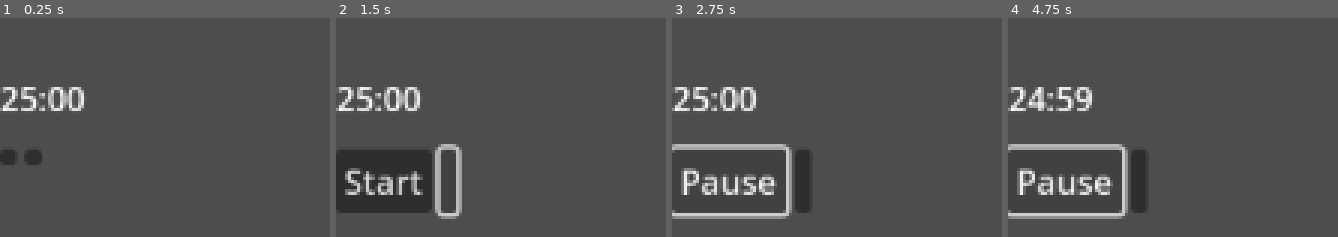
Above: before the commit, frames 1-4 (left to right).
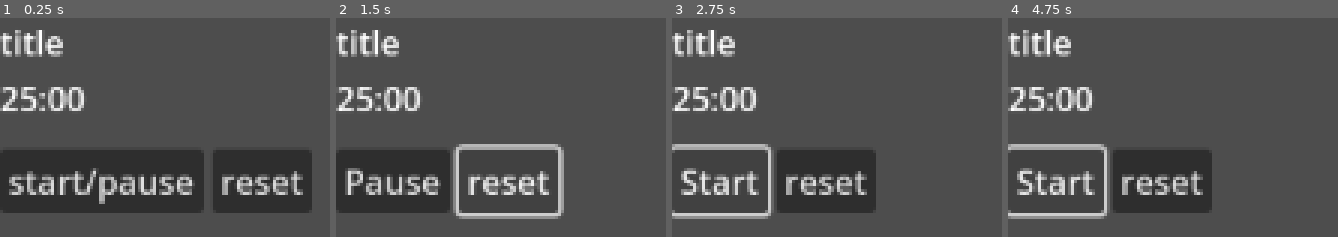
Above: after the commit, the same moments.

Repository: misbah-ullah01/gomodoro
Game: Godot game, scene res://scenes/main/MainUI.tscn
Two runs of this game, one before a commit and one after it. Both use one fixed random seed, a clock stepped at 60 frames per second and the inputs below. Before the commit the project has no main scene; this scene is started directly in both runs.
Inputs (mouse positions are in pixels of both pictures, inside the frame that each line leads up to; where the layout moved, square brackets give the same spot in the first picture):
- Up to frame 1 (0.25 s): no input
- Up to frame 2 (1.5 s): click (438, 182) [345, 158] at 0.5 s; click (507, 182) [468, 182] at 1.25 s
- Up to frame 3 (2.75 s): click "Start" (after the commit: "Pause") at 2 s
- Up to frame 4 (4.75 s): click "Pause" (after the commit: "Start") at 2.75 s; click "Start" (after the commit: "Pause") at 3.5 s

The runs differ from the first frame. In frame 1, 25% of the frame differs, in the area x 0-95%, y 5-90%; in frame 2, 8.3%; in frame 3, 9.9%; in frame 4, 11%.

Commit message:
Debugged TimerManager bug: Time didnt update in focus mode; Timer didn't start auto in break mode

Diff:
--- a/project.godot
+++ b/project.godot
@@ -11,7 +11,9 @@
 [application]
 
 config/name="Gomodoro"
+run/main_scene="uid://ckgkwnxdcvtw7"
 config/features=PackedStringArray("4.5", "GL Compatibility")
+run/max_fps=60
 config/icon="res://icon.svg"
 
 [rendering]
--- a/scenes/main/MainUI.tscn
+++ b/scenes/main/MainUI.tscn
@@ -25,9 +25,11 @@
 
 [node name="Title" type="Label" parent="MarginContainer/VBoxContainer"]
 layout_mode = 2
+text = "title"
 
 [node name="TimerDisplay" type="Label" parent="MarginContainer/VBoxContainer"]
 layout_mode = 2
+text = "display time"
 
 [node name="TextureProgressBar" type="TextureProgressBar" parent="MarginContainer/VBoxContainer"]
 layout_mode = 2
@@ -52,12 +54,17 @@
 
 [node name="StartPause" type="Button" parent="MarginContainer/VBoxContainer/ControlButtons"]
 layout_mode = 2
+text = "start/pause"
 
 [node name="Reset" type="Button" parent="MarginContainer/VBoxContainer/ControlButtons"]
 layout_mode = 2
+text = "reset"
 
 [node name="MiniGameButton" type="Button" parent="MarginContainer/VBoxContainer"]
 layout_mode = 2
+text = "Play Mini Game"
+
+[node name="CountdownTimer" type="Timer" parent="."]
 
 [connection signal="pressed" from="MarginContainer/VBoxContainer/ControlButtons/StartPause" to="." method="_on_start_pause_pressed"]
 [connection signal="pressed" from="MarginContainer/VBoxContainer/ControlButtons/Reset" to="." method="_on_reset_pressed"]
--- /dev/null
+++ b/scenes/minigame/miniGame.tscn
@@ -0,0 +1,6 @@
+[gd_scene load_steps=2 format=3 uid="uid://blmgdvniajy2k"]
+
+[ext_resource type="Script" uid="uid://bjrlvokv8qhyb" path="res://scripts/minigame.gd" id="1_emhey"]
+
+[node name="MiniGame" type="Node2D"]
+script = ExtResource("1_emhey")
--- a/scenes/minigame/mini_game.tscn
+++ /dev/null
@@ -1,6 +0,0 @@
-[gd_scene load_steps=2 format=3 uid="uid://blmgdvniajy2k"]
-
-[ext_resource type="Script" uid="uid://bjrlvokv8qhyb" path="res://scripts/minigame.gd" id="1_qkj2f"]
-
-[node name="MiniGame" type="Node2D"]
-script = ExtResource("1_qkj2f")
--- a/scripts/TimerManager.gd
+++ b/scripts/TimerManager.gd
@@ -6,9 +6,10 @@
 @onready var start_pause_btn: Button = $MarginContainer/VBoxContainer/ControlButtons/StartPause
 @onready var reset_btn: Button = $MarginContainer/VBoxContainer/ControlButtons/Reset
 @onready var minigame_btn: Button = $MarginContainer/VBoxContainer/MiniGameButton
+@onready var countdown_timer: Timer = $CountdownTimer
 
 var phase  = "focus"
-var timer = null
+# var timer = null
 var is_running = false
 var focus_time = 25*60
 var short_break_time = 5*60
@@ -19,7 +20,9 @@
 func _ready():
 	update_display()
 	progress.max_value = time_left
+	progress.value = 0
 	minigame_btn.hide()
+	countdown_timer.timeout.connect(_on_tick)
 
 func start_pause():
 	if is_running:
@@ -30,21 +33,23 @@
 func _start_timer():
 	is_running = true
 	start_pause_btn.text = "Pause"
-	timer = get_tree().create_timer(1.0, true)
-	timer.timeout.connect(_on_tick)
+	# timer = get_tree().create_timer(1.0, true)
+	# timer.timeout.connect(_on_tick)
+	countdown_timer.start()
 
 func _pause_timer():
 	is_running = false
 	start_pause_btn.text = "Start"
-	if timer:
-		timer.timeout.disconnect(_on_tick)
-
+	# if timer:
+	#	timer.timeout.disconnect(_on_tick)
+	countdown_timer.stop()
 func _on_tick():
 	time_left -= 1
 	update_display()
 	progress.value = progress.max_value - time_left
 
 	if time_left <= 0:
+		countdown_timer.stop()
 		_phase_complete()
 
 func update_display():
@@ -75,11 +80,12 @@
 		time_left = long_break_time
 		minigame_btn.show()
 
+
 	progress.max_value = time_left
 	progress.value = 0
 	update_display()
-	_pause_timer()
-	start_pause_btn.text = "Start"
+	_start_timer()
+	# start_pause_btn.text = "Start"
 
 
 
